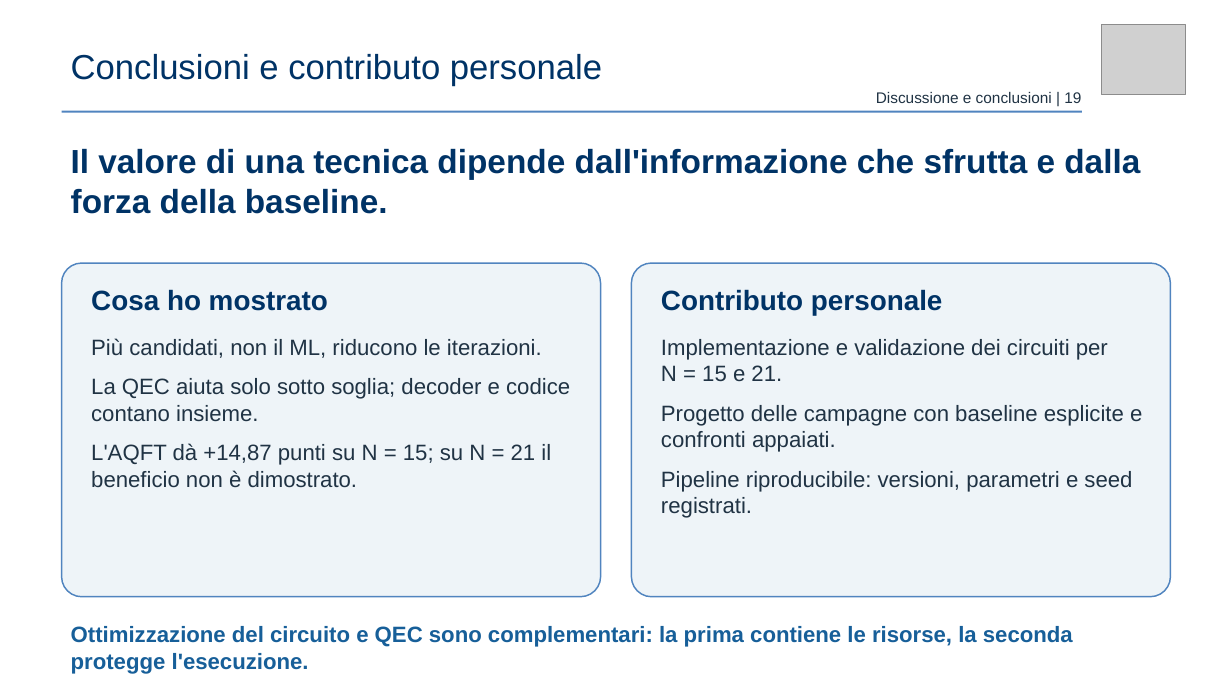
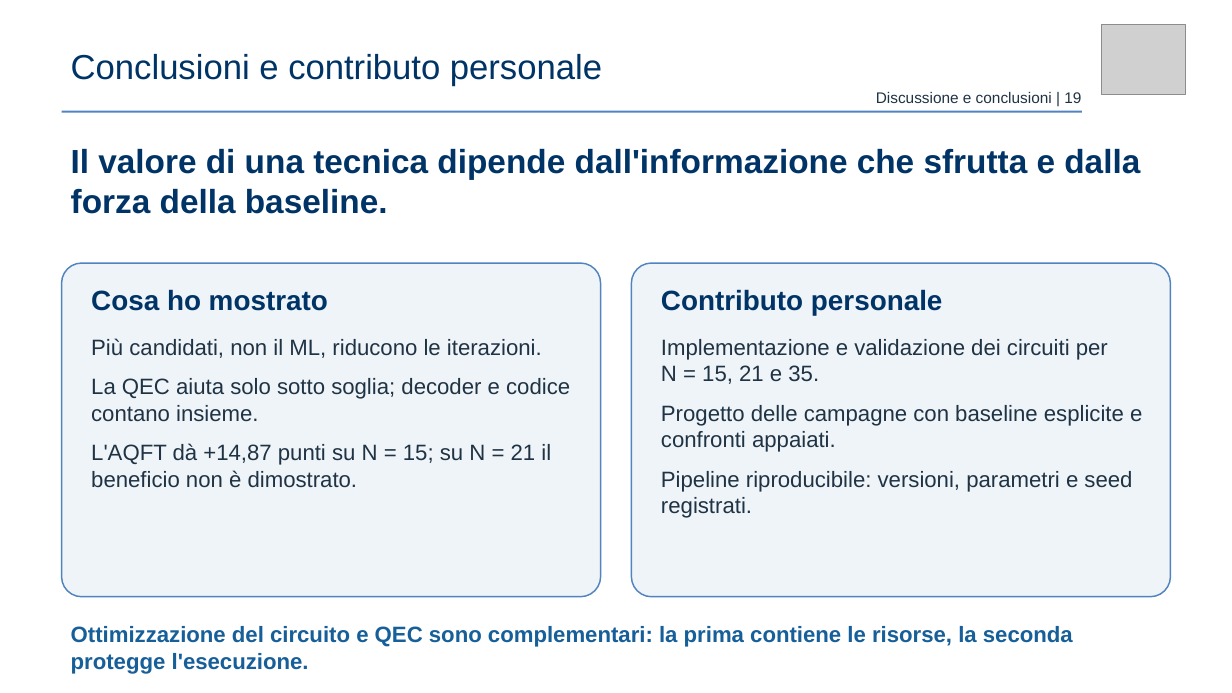
Before and after one commit to claudio-dragotta/shor-nisq-qec-thesis, a slide deck: slide 19 of presentazione/Dragotta Claudio - VERSIONE AGGIORNATA.pptx. Drawn at 1232x693 pixels with LibreOffice and Linux fonts; fonts in the diff are those of the drawing; grey boxes stand for pictures. Boxes give left, top, right and bottom in pixels: in the first picture for what was removed or moved away, otherwise in the second. Text is boxed around its words. In the diff, an @@ line names an element or a change of style, - is before the commit and + after.

```diff
--- a/presentazione/Dragotta Claudio - VERSIONE AGGIORNATA.pptx
+++ b/presentazione/Dragotta Claudio - VERSIONE AGGIORNATA.pptx
@@ text at [661,339,1108,384]: text changed @@
-Implementazione e validazione dei circuiti per N = 15 e 21.
+Implementazione e validazione dei circuiti per N = 15, 21 e 35.
```
Also in this commit, not shown: 1 other slide changed, 15 other files.
